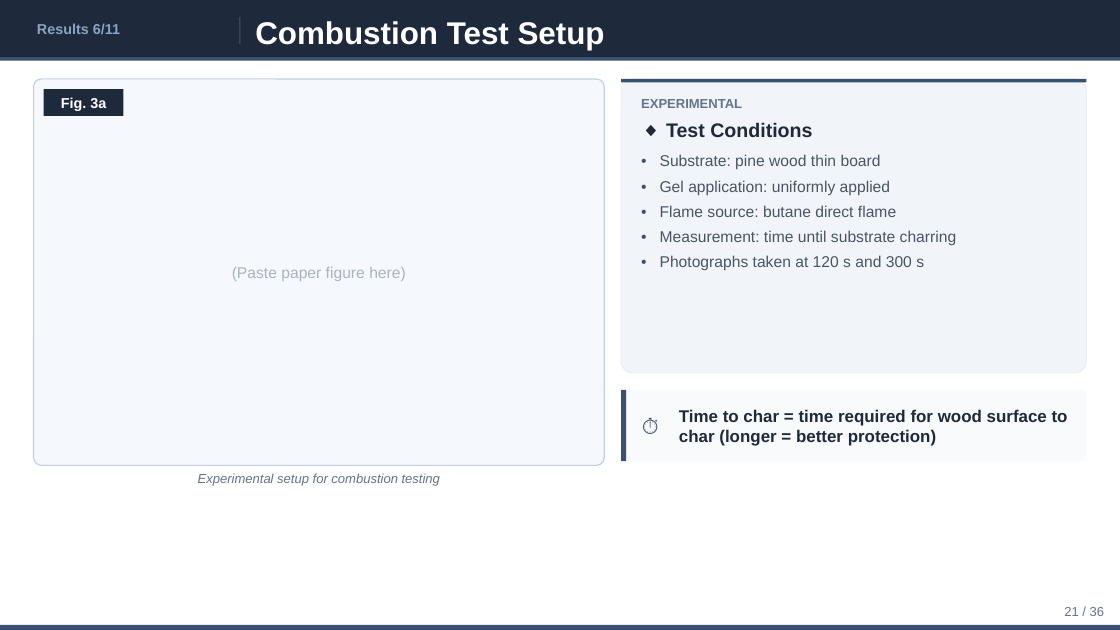
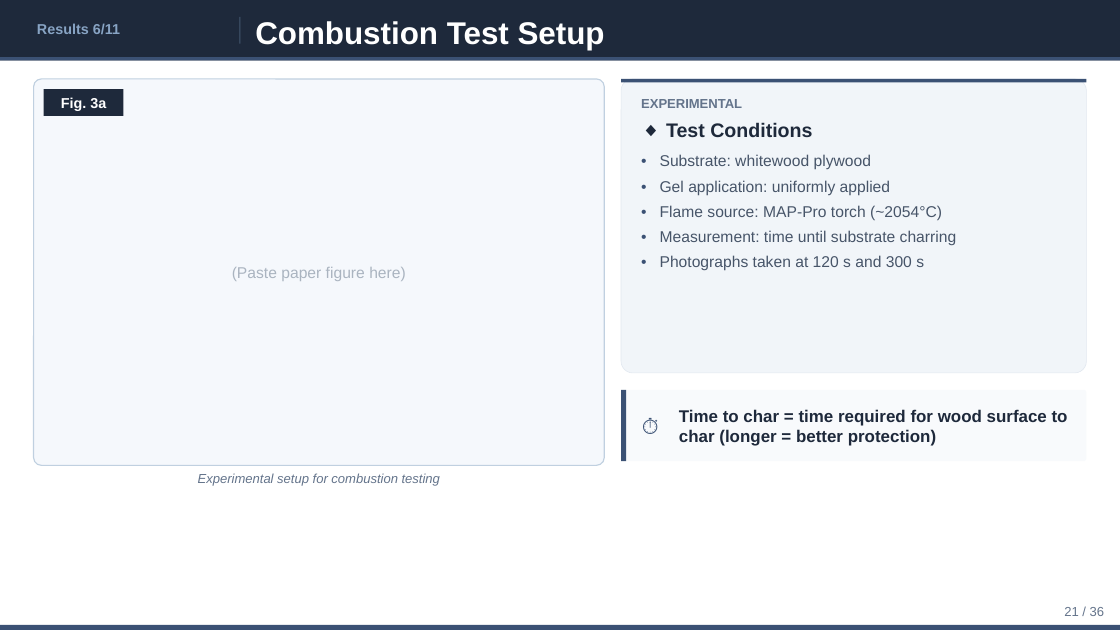
Before and after one commit to ytaisei0525-design/my-first-claude, a slide deck: slide 21 of slides_en.pptx. Drawn at 1120x630 pixels with LibreOffice and Linux fonts; fonts in the diff are those of the drawing. Boxes give left, top, right and bottom in pixels: in the first picture for what was removed or moved away, otherwise in the second. Text is boxed around its words. In the diff, an @@ line names an element or a change of style, - is before the commit and + after.

```diff
--- a/slides_en.pptx
+++ b/slides_en.pptx
@@ text at (660, 154, 871, 169): text changed @@
-Substrate: pine wood thin board
+Substrate: whitewood plywood
@@ text at (660, 205, 942, 220): text changed @@
-Flame source: butane direct flame
+Flame source: MAP-Pro torch (~2054°C)
```
Also in this commit, not shown: 15 other slides changed, 1 slide added, 1 slide removed, 1 other file.
